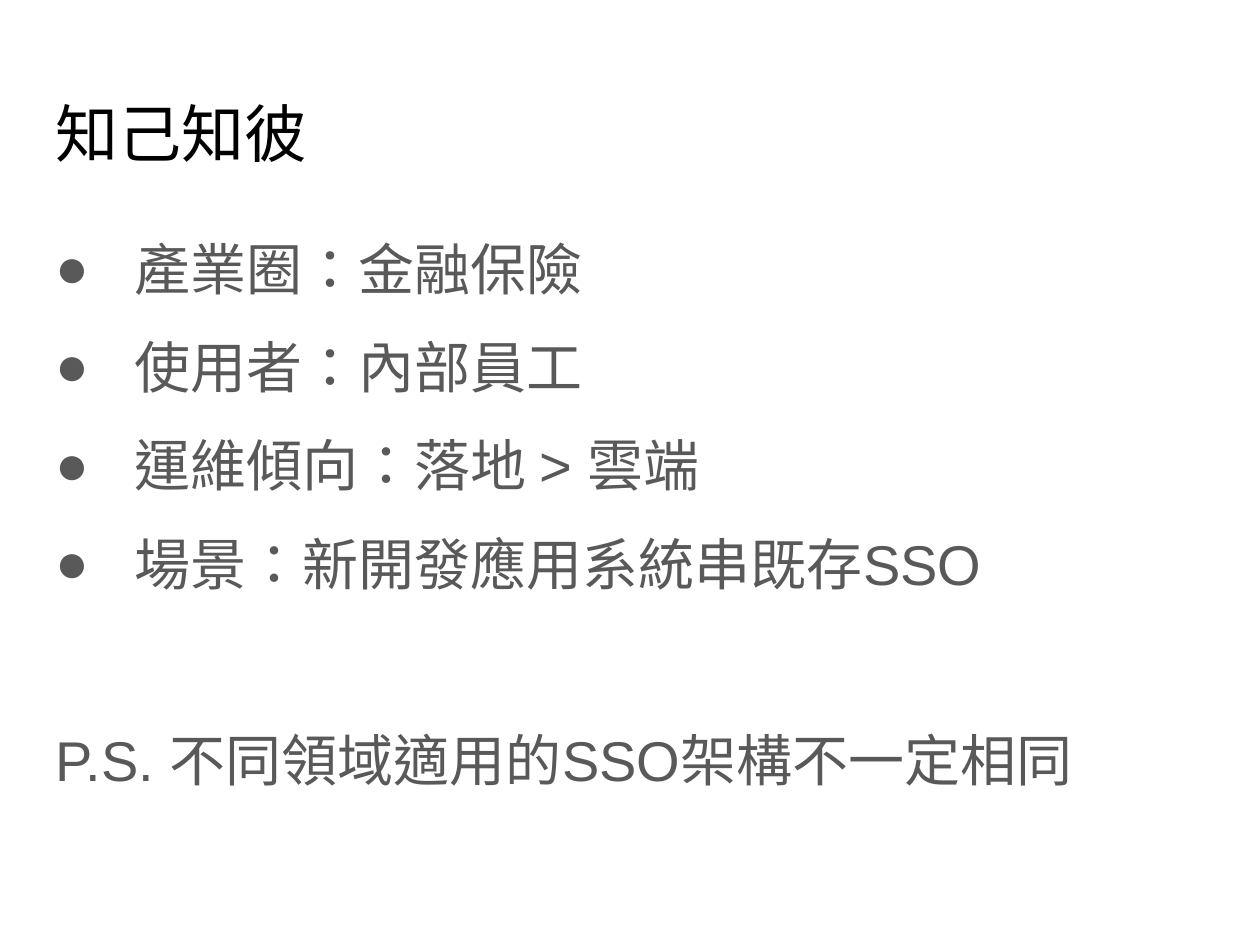
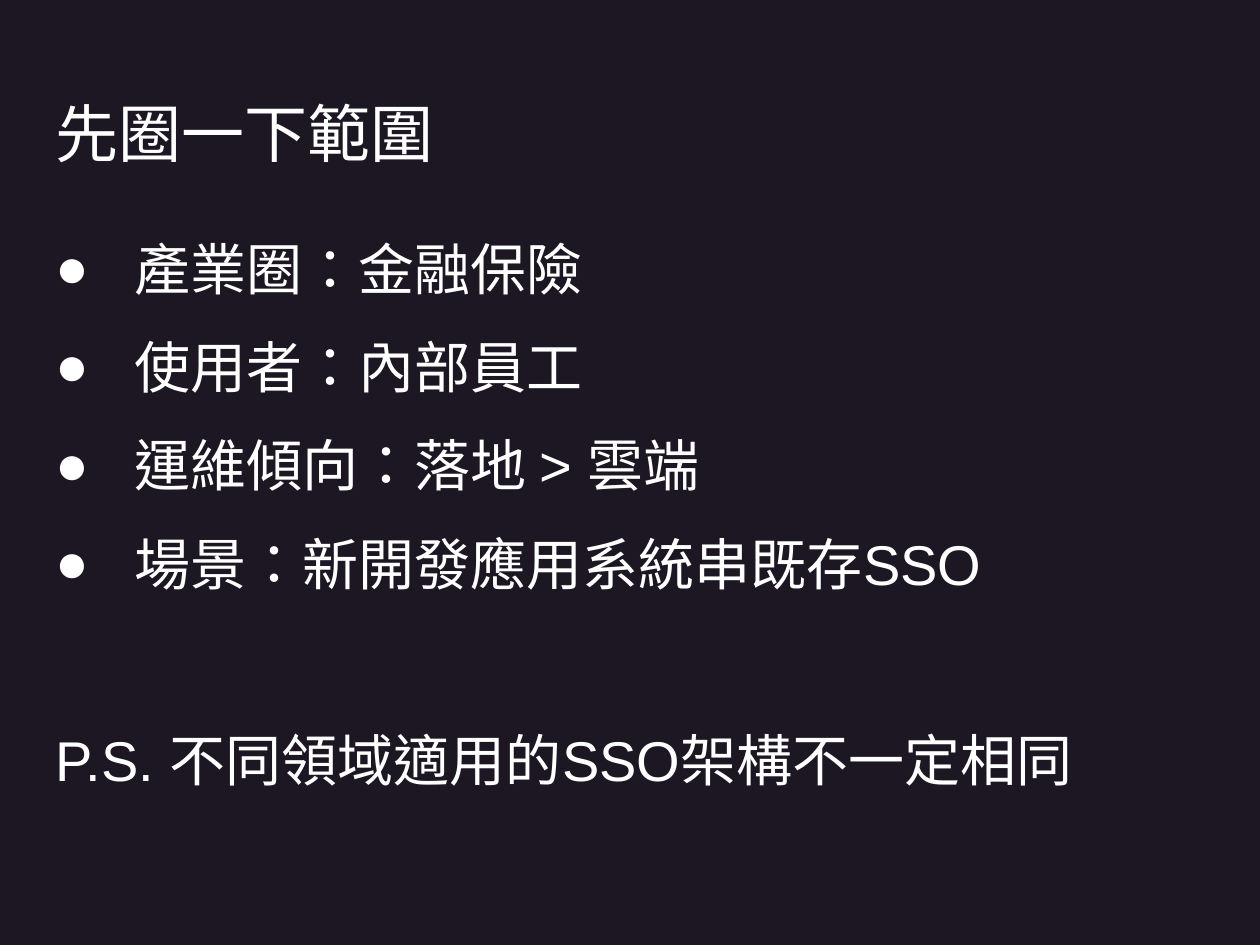
Before and after one commit to Sevenflanks/jcconf-2024-sso-flow-demo, a slide deck: slide 4 of JCC24_slide_Rhys.pptx (slide 3 before the commit). Drawn at 1260x945 pixels with LibreOffice and Linux fonts; fonts in the diff are those of the drawing; background and template pictures are left out. Boxes give left, top, right and bottom in pixels: in the first picture for what was removed or moved away, otherwise in the second. Text is boxed around its words. In the diff, an @@ line names an element or a change of style, - is before the commit and + after.

```diff
--- a/JCC24_slide_Rhys.pptx
+++ b/JCC24_slide_Rhys.pptx
@@ background #FFFFFF to #1D1724 @@
@@ title at box(56, 103, 434, 162): text changed; text colour #000000 to #FFFFFF @@
-知己知彼
+先圈一下範圍
@@ text "產業圈：金融保險" at box(56, 242, 1073, 786): text colour #595959 to #FFFFFF; bullet colour #595959 to #FFFFFF @@
```
Also in this commit, not shown: 9 other slides changed, 1 slide added.
